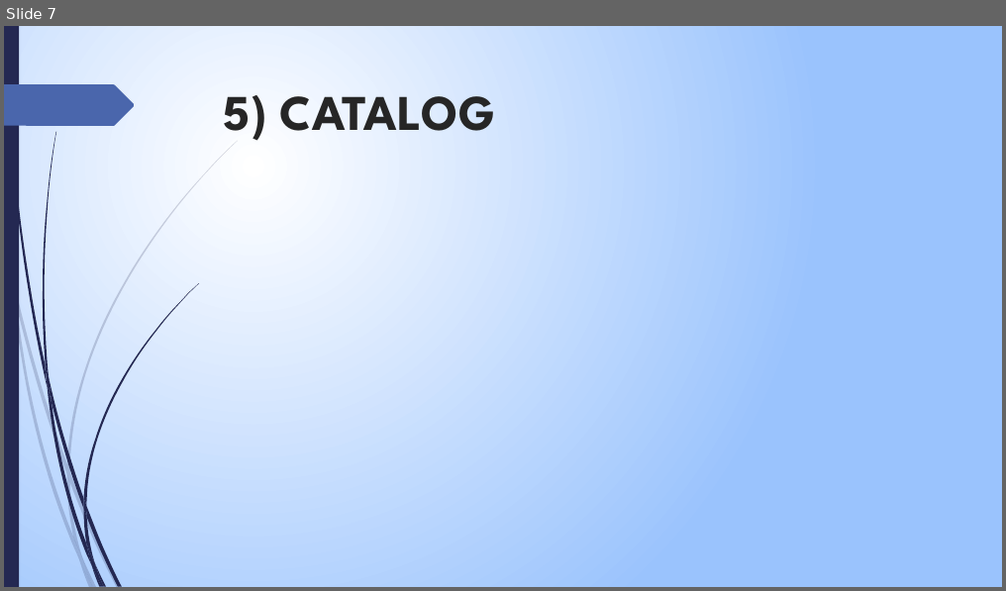
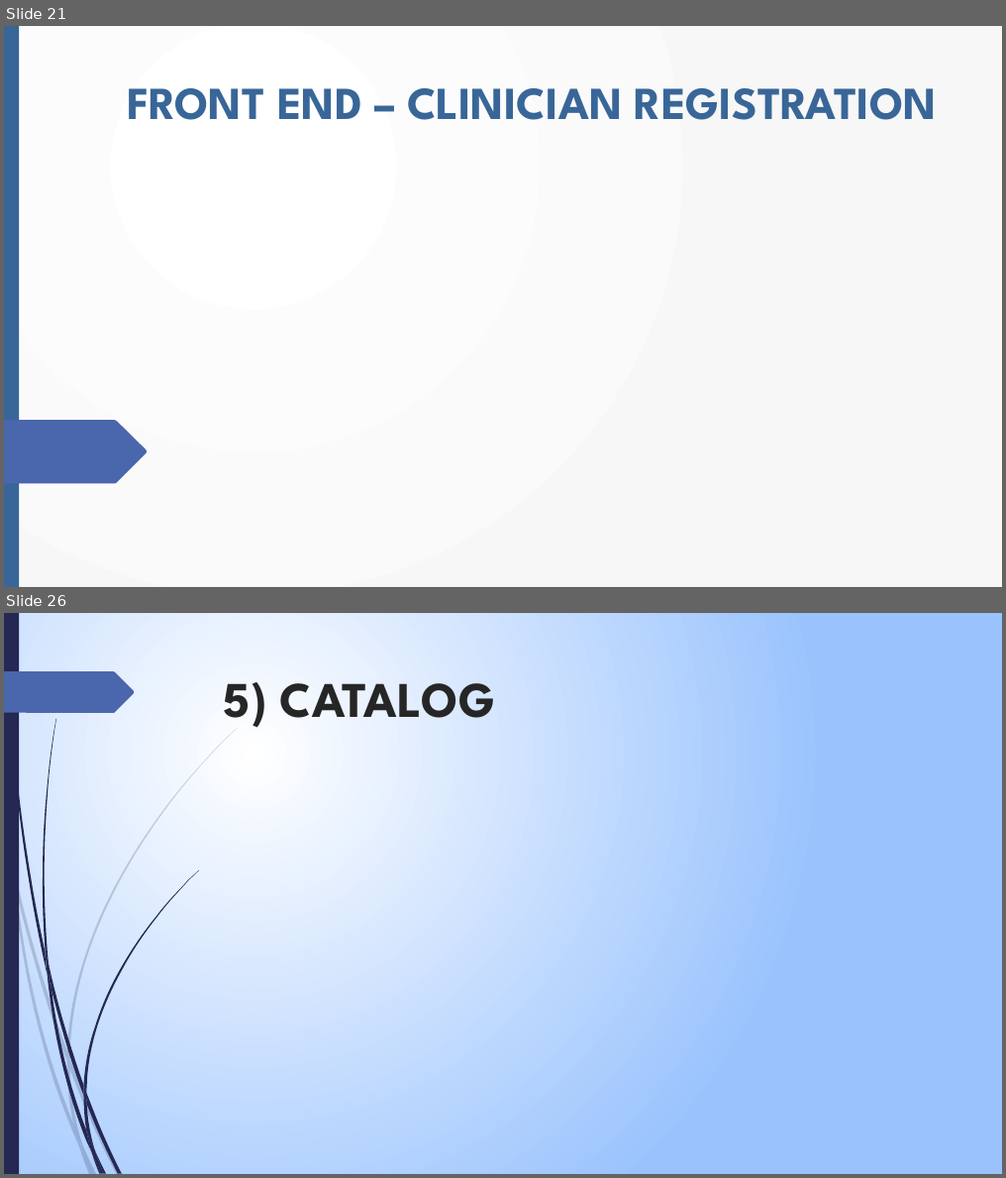
Before and after one commit to edo98811/IoT_project, a slide deck: Documenti/progetto_finale_last.pptx. Shown one above the other, each under a label of ours: slide 7 before the commit, slides 21 and 26 after it; the slides between them are not shown. The pictures are 1006x591 and 1006x1178 pixels, drawn with LibreOffice and Linux fonts; fonts in the diff are those of the drawing; background and template pictures are left out. Boxes give left, top, right and bottom in pixels: in the first picture for what was removed or moved away, otherwise in the second. Text is boxed around its words. In the diff, an @@ line names an element or a change of style, - is before the commit and + after.

```diff
--- a/Documenti/progetto_finale_last.pptx
+++ b/Documenti/progetto_finale_last.pptx
@@ slide 21 added at [4,26,1002,587], background picture (left out); not listed: 11 template elements that a slide beside it also shows @@
@@ rectangle added at [4,26,1002,587], fill gradient #FFFFFF to #F8F8F8 @@
@@ rectangle added at [4,26,19,587], fill #396698 @@
@@ title added at [128,88,937,120], 44.1 pt, text #396698, bold @@
+FRONT END – CLINICIAN REGISTRATION
@@ freeform shape added at [4,380,147,444], fill #4A66AC @@
@@ freeform shape added at [4,421,147,484], fill #4A66AC @@
@@ group added at [4,141,238,587]: 10 freeform shapes @@
@@ group added at [6,26,199,587]: 12 freeform shapes @@
@@ what was slide 7 is now slide 26 @@
```
Also in this commit, not shown: 18 other slides added, 1 slide removed.
